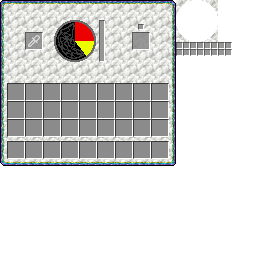
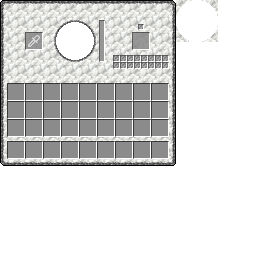
Before/after of a (256, 256) layered artwork. What changed in the layer stack:
added layer "Eingefügte Ebene #1" above "energy_storage" over left=54, top=20, right=96, bottom=62
moved "energy_storage" above "border", painted on it over left=54, top=20, right=96, bottom=62
renamed "border_t3" to "border", painted on it over left=1, top=1, right=175, bottom=165
removed layer "color_selection_small" over left=139, top=25, right=143, bottom=29
hid "color_selection-Kopie", painted on it over left=176, top=42, right=232, bottom=56
showed "color_selection", painted on it over left=113, top=25, right=169, bottom=69
